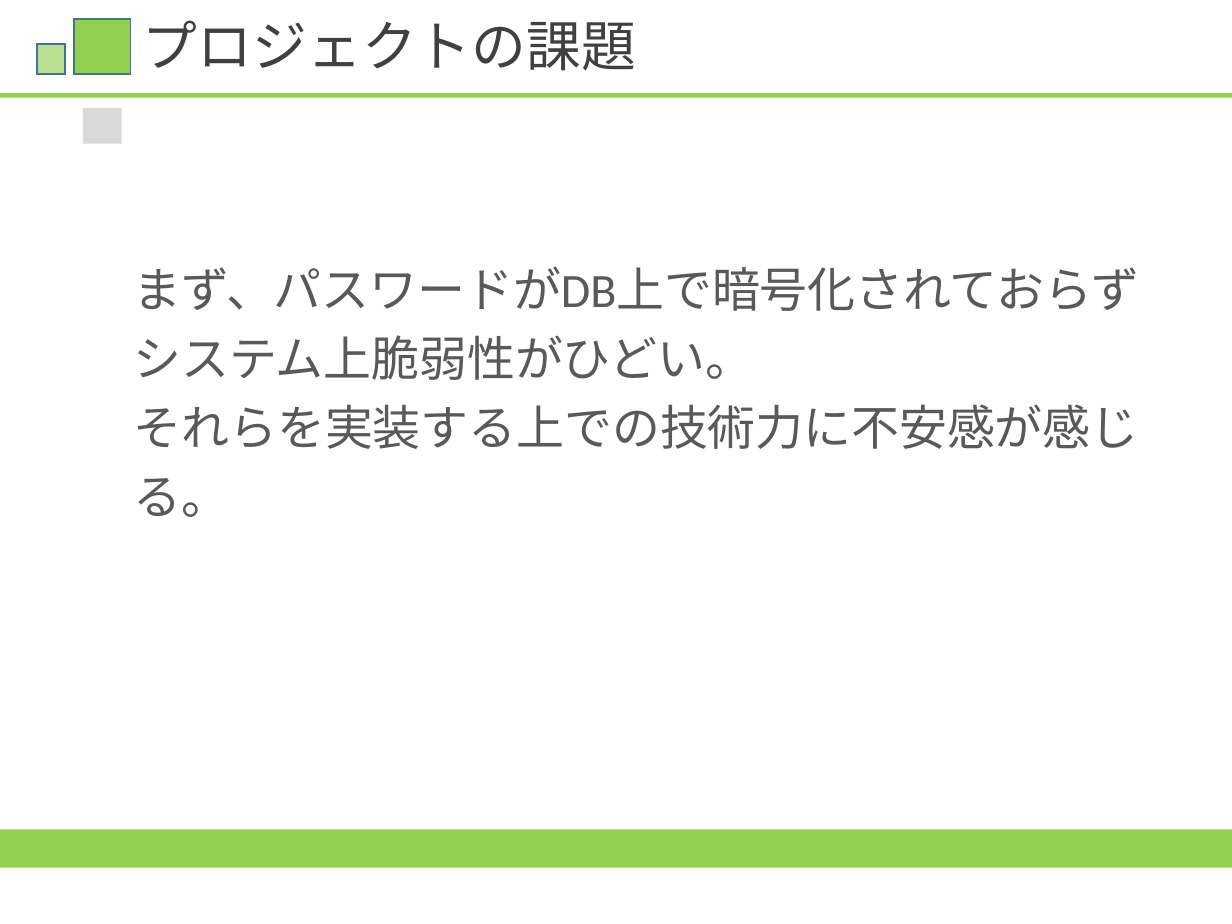
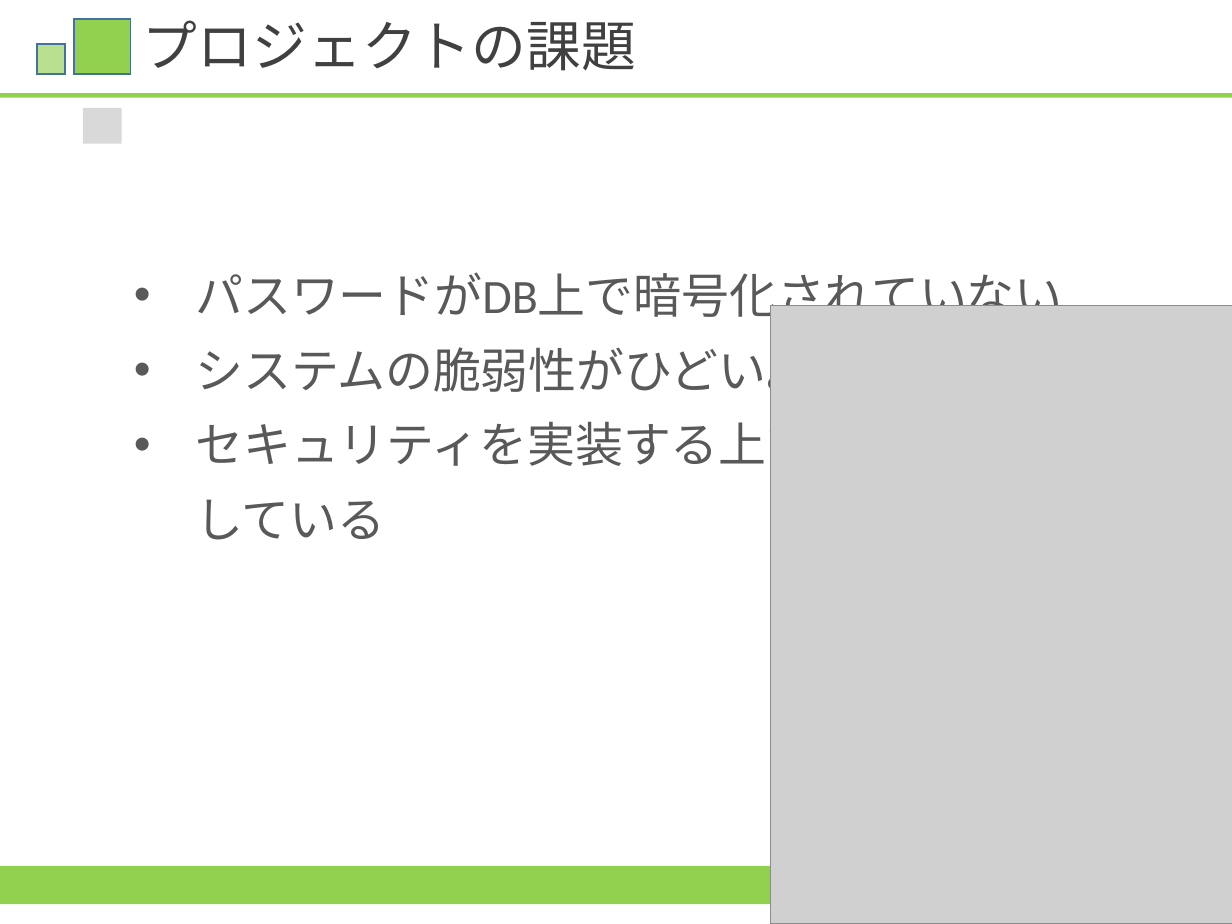
Before and after one commit to HamuroAC/Hamfile, a slide deck: slide 15 of 資料/発表資料.pptx. Drawn at 1232x924 pixels with LibreOffice and Linux fonts; fonts in the diff are those of the drawing; grey boxes stand for pictures. Boxes give left, top, right and bottom in pixels: in the first picture for what was removed or moved away, otherwise in the second. Text is boxed around its words. In the diff, an @@ line names an element or a change of style, - is before the commit and + after.

```diff
--- a/資料/発表資料.pptx
+++ b/資料/発表資料.pptx
@@ text at [195, 272, 1149, 540]: text changed @@
-まず、パスワードがDB上で暗号化されておらず
-システム上脆弱性がひどい。
-それらを実装する上での技術力に不安感が感じる。
+• パスワードがDB上で暗号化されていない
+• システムの脆弱性がひどい。
+• セキュリティを実装する上での技術力が不足している
@@ picture added at [770, 306, 1232, 924] @@
@@ rectangle: place and size @@
-rectangle at [0, 829, 1232, 867]
+rectangle at [0, 866, 1232, 904]
```
Also in this commit, not shown: 14 other slides changed.
